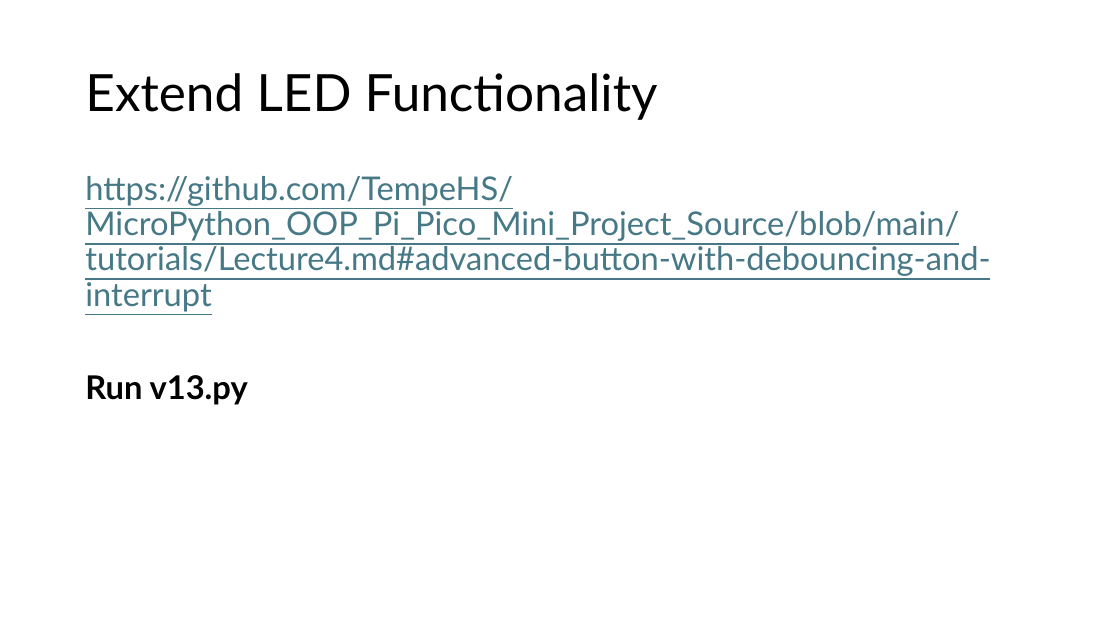
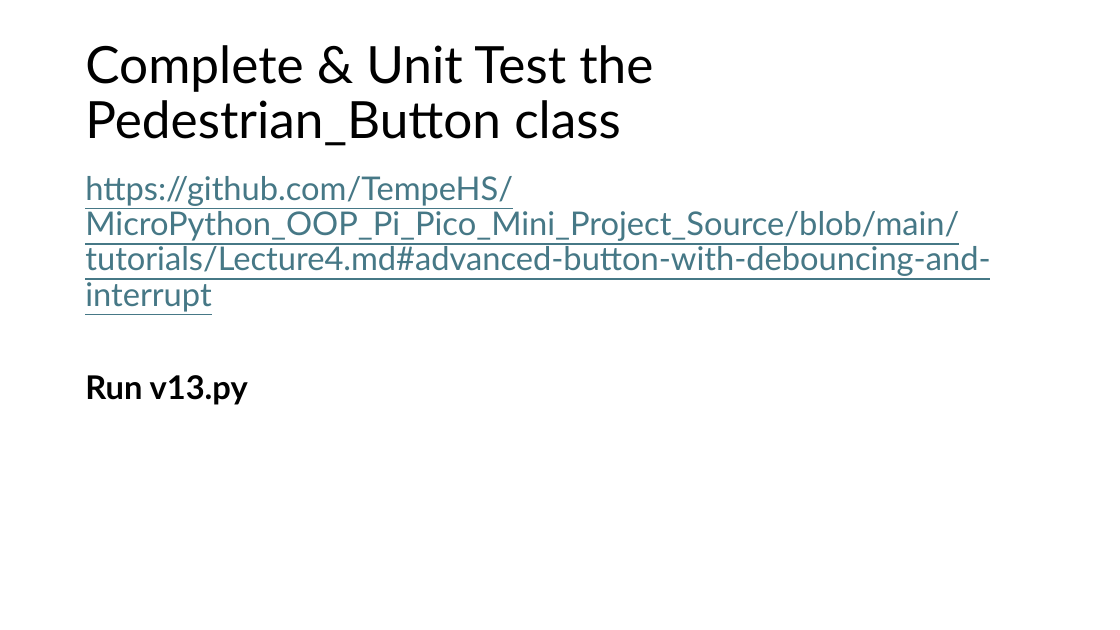
Before and after one commit to TempeHS/MicroPython_OOP_Pi_Pico_Mini_Project_Source, a slide deck: slide 4 of tutorials/presentations/Lecture4.pptx. Drawn at 1120x630 pixels with LibreOffice and Linux fonts; fonts in the diff are those of the drawing. Boxes give left, top, right and bottom in pixels: in the first picture for what was removed or moved away, otherwise in the second. Text is boxed around its words. In the diff, an @@ line names an element or a change of style, - is before the commit and + after.

Commit message:
add unit tests

```diff
--- a/tutorials/presentations/Lecture4.pptx
+++ b/tutorials/presentations/Lecture4.pptx
@@ title at <box>85,45,653,146</box>: text changed @@
-Extend LED Functionality
+Complete & Unit Test the Pedestrian_Button class
```
Also in this commit, not shown: 2 other slides changed, 11 other files.
